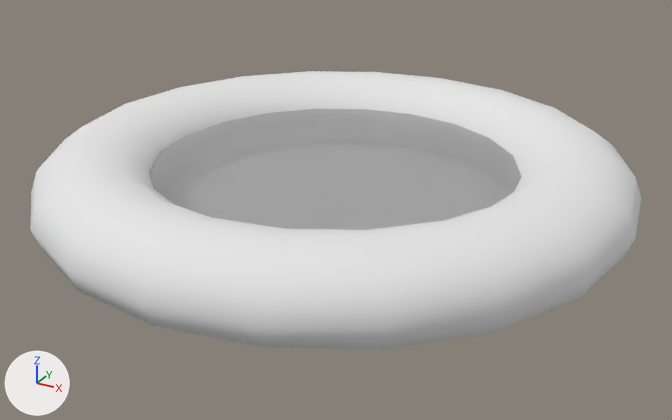
An edit to the Blender file client/models/buildings/waterSource.blend, drawn before and after from the same camera.
The view is the same before and after, from a 50 mm camera at (3.06, -5.55, 2.59) aimed at (0.05, -0.08, -0.15). The lights are fixed; the arrows at lower left show +X, +Y and +Z.
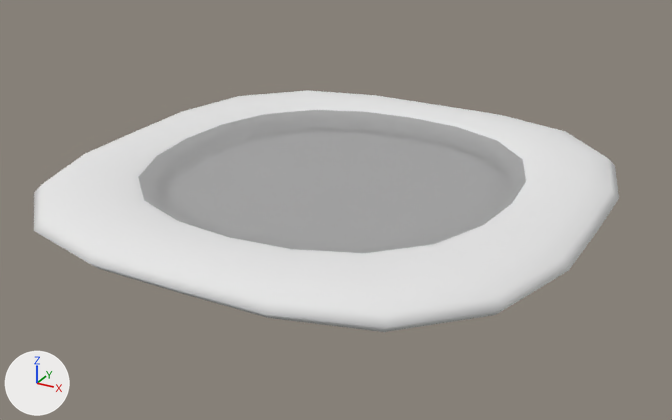
What differs and where, as boxes (x1, y1, x2, y2) in the pictures (672 x 420 px):
'Torus', reshaped, moved, rescaled (13% shorter): before (30, 71, 641, 349); after (34, 90, 619, 332)
'Circle', moved: before (149, 109, 522, 230); after (138, 110, 526, 253)

What the commit changed:
me_torus is used by ob_torus; location (0.0, 0.0, 0.0); scale (1.72, 1.72, 1.72).
me_torus had 240 vertices, 240 faces and spanned x -1.25..1.25, y -1.25..1.25, z -0.13..0.22.
me_torus now has 240 vertices, 240 faces and spans x -1.11..1.11, y -1.11..1.11, z -0.05..0.14.
me_torus part 1: 240 of 240 vertices moved; they spanned x -1.25..1.25, y -1.25..1.25, z -0.13..0.22 and now span x -1.11..1.11, y -1.11..1.11, z -0.05..0.14; mean shift (0.0, 0.0, 0.0); largest move (-1.12, 0.0, 0.2) -> (-1.0, 0.0, 0.12).
Object 'Torus' (ob_torus) moves from (0.0, 0.0, 0.0) to (0.0, 0.0, 0.013).
Object 'Torus' (ob_torus) is rescaled from (1.72, 1.72, 1.72) to (1.72, 1.72, 1.24).
Object 'Circle' (ob_circle) moves from (0.0, 0.0, 0.176) to (0.0, 0.0, 0.143).
